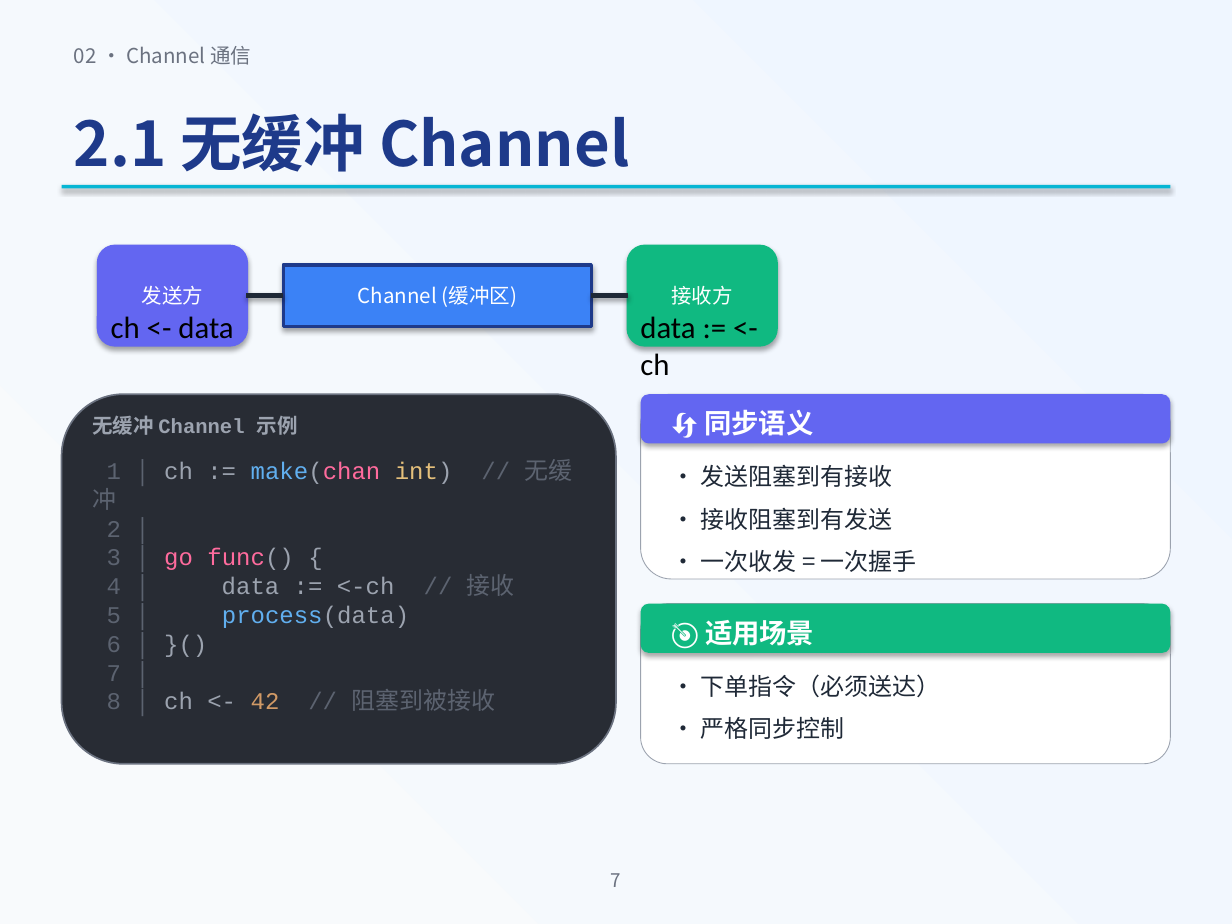
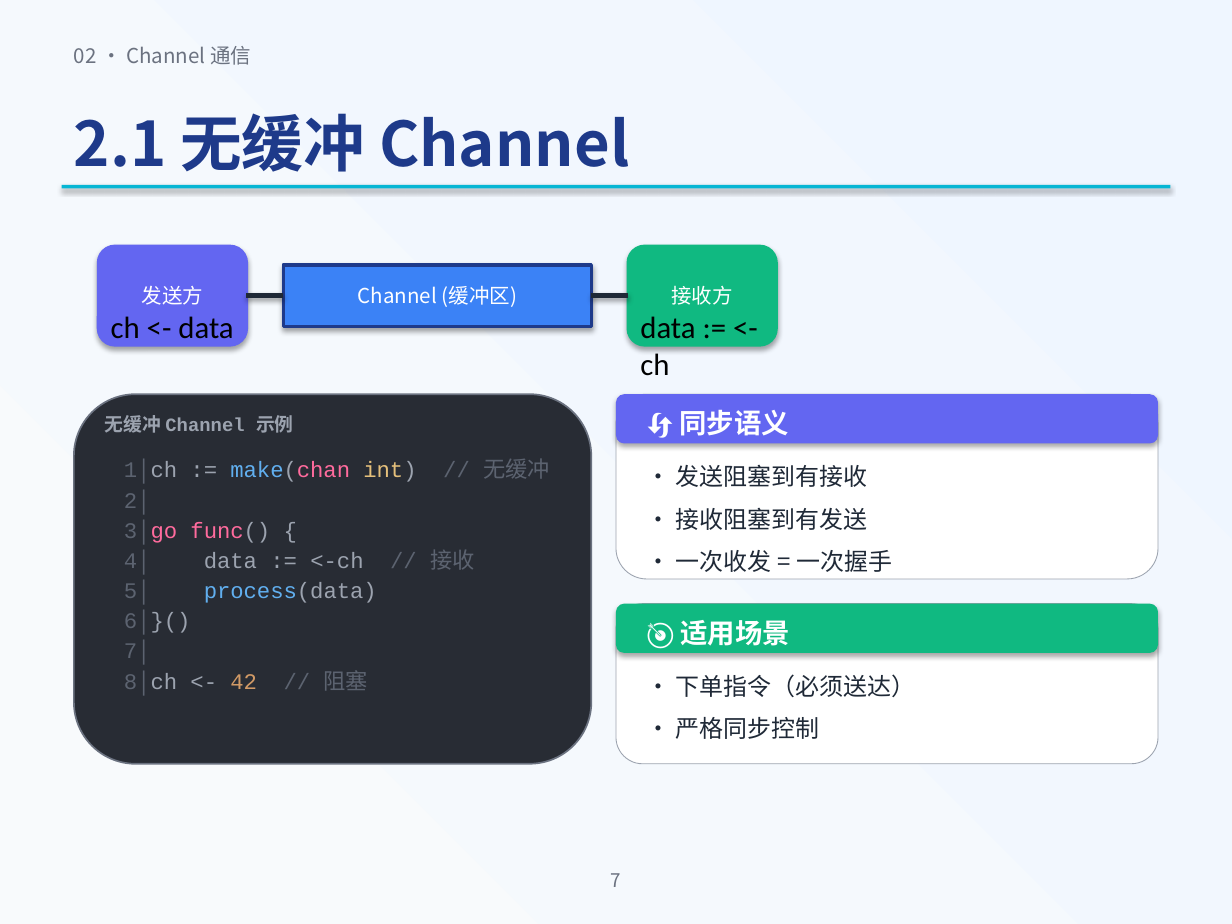
Before and after one commit to baiwangea/go-study, a slide deck: slide 6 of 03-go-concurrency/Go并发编程课程.pptx. Drawn at 1232x924 pixels with LibreOffice and Linux fonts; fonts in the diff are those of the drawing. Boxes give left, top, right and bottom in pixels: in the first picture for what was removed or moved away, otherwise in the second. Text is boxed around its words. In the diff, an @@ line names an element or a change of style, - is before the commit and + after.

```diff
--- a/03-go-concurrency/Go并发编程课程.pptx
+++ b/03-go-concurrency/Go并发编程课程.pptx
@@ rounded rectangle: place and size @@
-rounded rectangle at [62, 394, 616, 764]
+rounded rectangle at [74, 394, 591, 764]
@@ text "无缓冲 Channel 示例": place and size @@
-text "无缓冲 Channel 示例" at [92, 415, 298, 435]
+text "无缓冲 Channel 示例" at [104, 415, 294, 433]
@@ text "无缓冲 Channel 示例" at [104, 415, 294, 433]: size 12 to 11 pt @@
@@ rounded rectangle: place and size @@
-rounded rectangle at [641, 394, 1170, 579]
+rounded rectangle at [616, 394, 1158, 579]
@@ rounded rectangle: place and size @@
-rounded rectangle at [641, 394, 1170, 444]
+rounded rectangle at [616, 394, 1158, 444]
@@ text "🔄 同步语义": place and size @@
-text "🔄 同步语义" at [704, 410, 813, 436]
+text "🔄 同步语义" at [680, 410, 789, 436]
@@ text at [124, 459, 550, 696]: text changed; size 14 to 13 pt; text colour #5C6370 to #9CA3AF @@
-1 │ ch := make(chan int) // 无缓冲
-2 │
-3 │ go func() {
-4 │ data := <-ch // 接收
-5 │ process(data)
-6 │ }()
-7 │
-8 │ ch <- 42 // 阻塞到被接收
+1│ch := make(chan int) // 无缓冲
+2│
+3│go func() {
+4│ data := <-ch // 接收
+5│ process(data)
+6│}()
+7│
+8│ch <- 42 // 阻塞
@@ text "• 发送阻塞到有接收": place and size @@
-text "• 发送阻塞到有接收" at [701, 465, 917, 572]
+text "• 发送阻塞到有接收" at [676, 465, 892, 572]
@@ rounded rectangle: place and size @@
-rounded rectangle at [641, 604, 1170, 764]
+rounded rectangle at [616, 604, 1158, 764]
@@ rounded rectangle: place and size @@
-rounded rectangle at [641, 604, 1170, 653]
+rounded rectangle at [616, 604, 1158, 653]
@@ text "🎯 适用场景": place and size @@
-text "🎯 适用场景" at [705, 620, 814, 646]
+text "🎯 适用场景" at [680, 620, 789, 646]
@@ text "• 下单指令（必须送达）": place and size @@
-text "• 下单指令（必须送达）" at [701, 674, 941, 739]
+text "• 下单指令（必须送达）" at [676, 674, 916, 739]
```
Also in this commit, not shown: 15 other slides changed, 1 other file.
